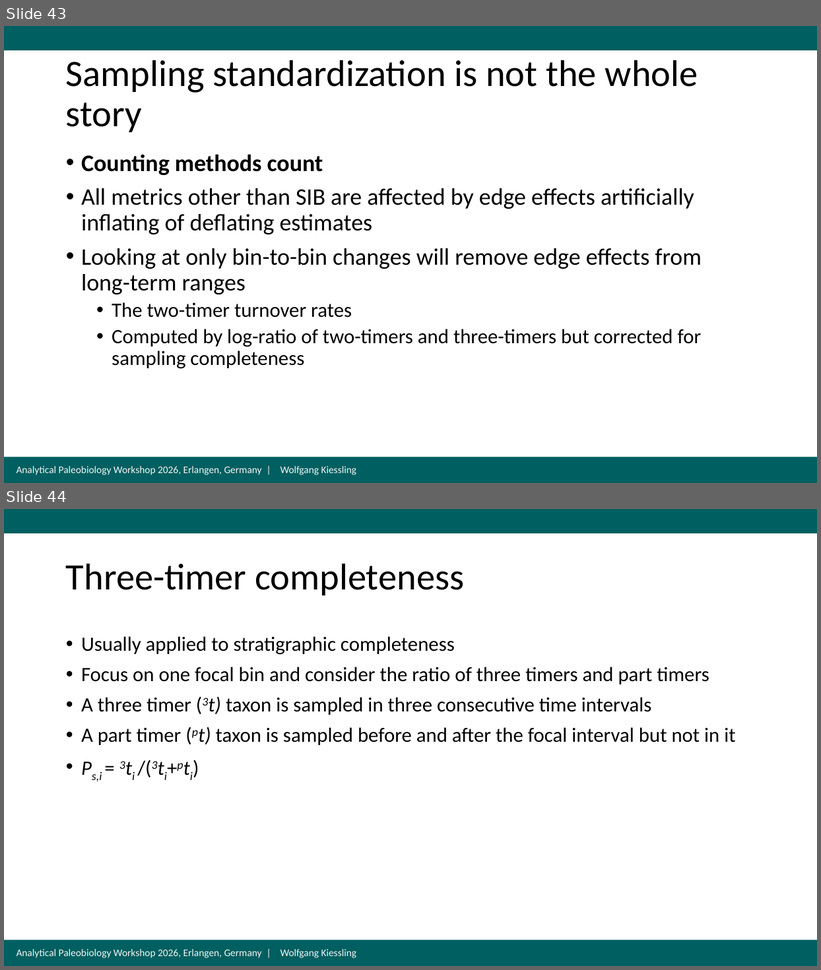
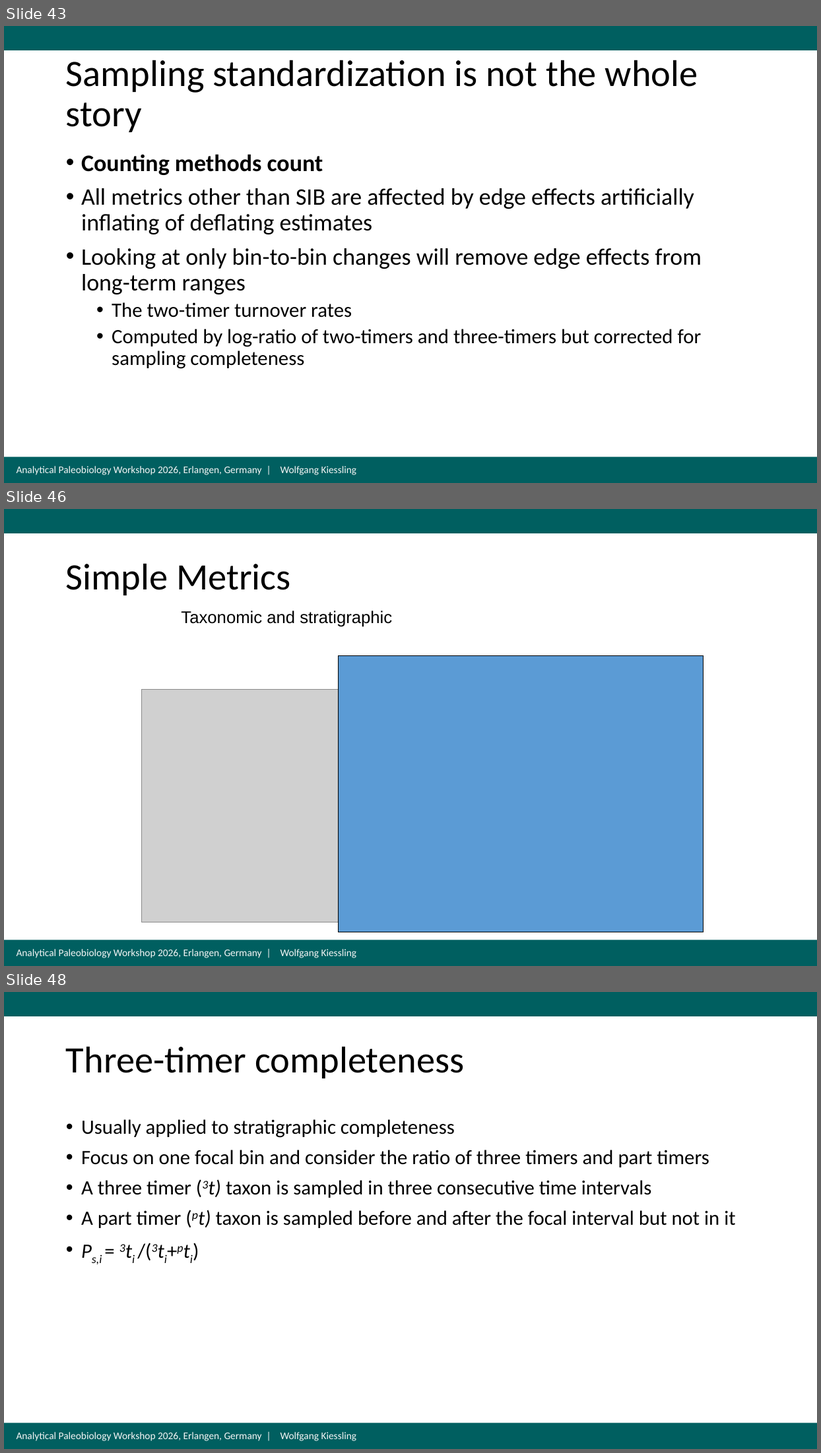
Before and after one commit to FAU-Paleo/apw_2026, a slide deck: docs/data/paleodiversity/Day3_Wolfgang/GlobalDiversity2026.pptx. Shown one above the other, each under a label of ours: slides 43 and 44 before the commit, slides 43, 46 and 48 after it; the slides between them are not shown. The pictures are 821x970 and 821x1453 pixels, drawn with LibreOffice and Linux fonts; fonts in the diff are those of the drawing; grey boxes stand for pictures. Boxes give left, top, right and bottom in pixels: in the first picture for what was removed or moved away, otherwise in the second. Text is boxed around its words. In the diff, an @@ line names an element or a change of style, - is before the commit and + after.

```diff
--- a/docs/data/paleodiversity/Day3_Wolfgang/GlobalDiversity2026.pptx
+++ b/docs/data/paleodiversity/Day3_Wolfgang/GlobalDiversity2026.pptx
@@ slide 46 added at (x1=4, y1=509, x2=817, y2=966), background #FFFFFF; not listed: 3 template elements that a slide beside it also shows @@
@@ title added at (x1=66, y1=563, x2=290, y2=595), 44 pt, text #000000 @@
+Simple Metrics
@@ text added at (x1=181, y1=611, x2=392, y2=627), 20 pt, text #000000 @@
+Taxonomic and stratigraphic
@@ rectangle added at (x1=339, y1=656, x2=704, y2=933), fill #5B9BD5, outline #000000 0.75 pt @@
@@ picture added at (x1=142, y1=690, x2=684, y2=923) @@
@@ what was slide 44 is now slide 48 @@
```
Also in this commit, not shown: 7 slides changed, 4 other slides added.
